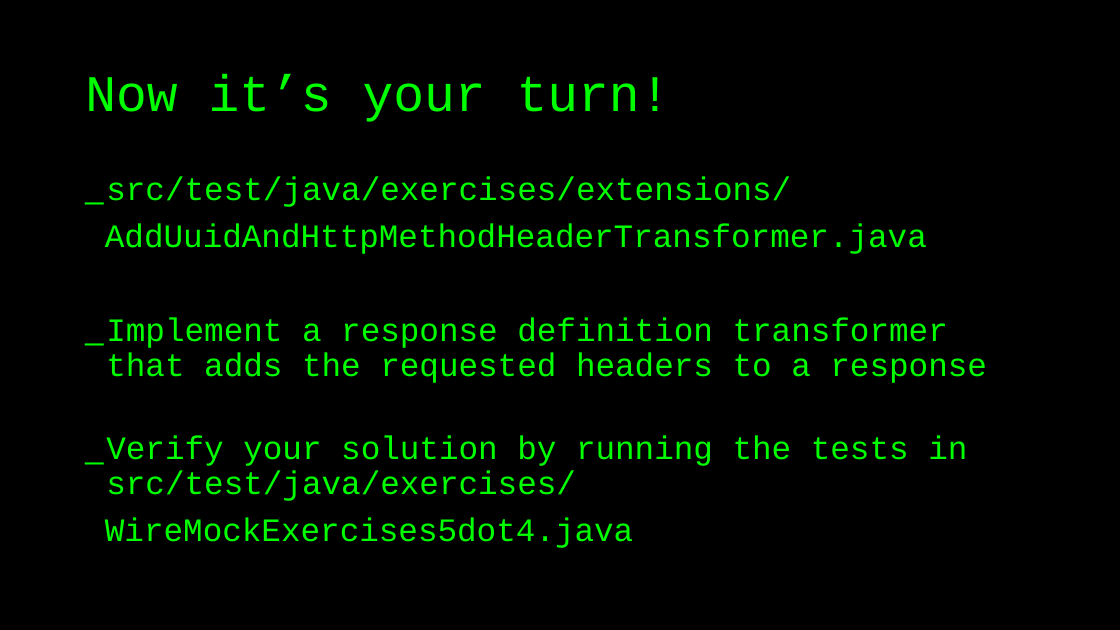
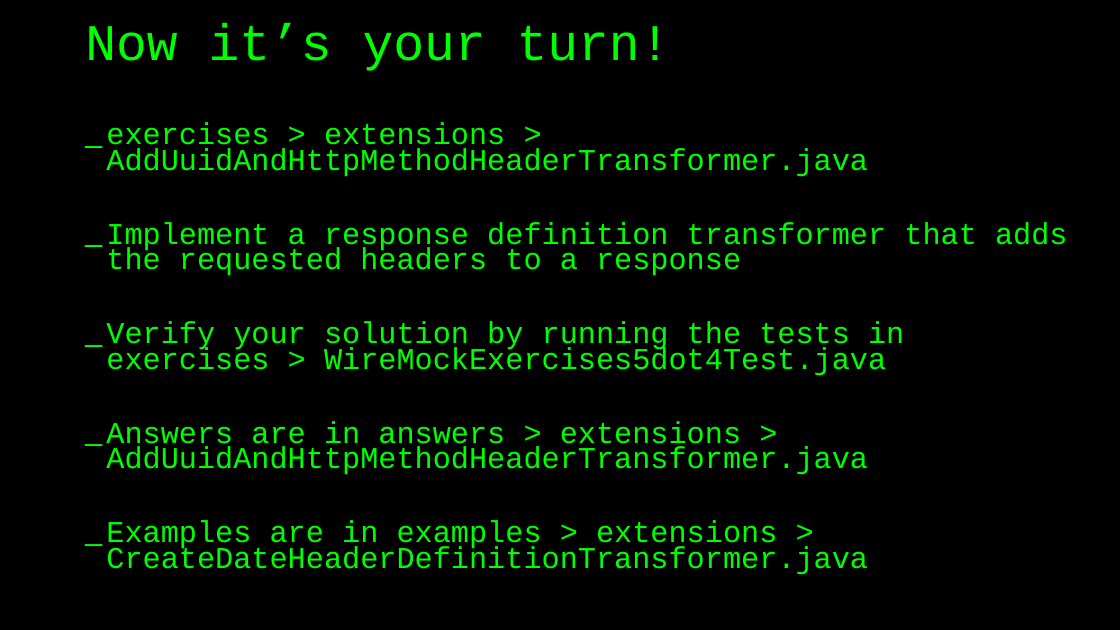
Before and after one commit to basdijkstra/wiremock-workshop, a slide deck: slide 78 of wiremock_workshop.pptx (slide 72 before the commit). Drawn at 1120x630 pixels with LibreOffice and Linux fonts; fonts in the diff are those of the drawing. Boxes give left, top, right and bottom in pixels: in the first picture for what was removed or moved away, otherwise in the second. Text is boxed around its words. In the diff, an @@ line names an element or a change of style, - is before the commit and + after.

Commit message:
Update slides

```diff
--- a/wiremock_workshop.pptx
+++ b/wiremock_workshop.pptx
@@ title "Now it’s your turn!": place and size @@
-title "Now it’s your turn!" at bbox=[85, 73, 671, 122]
+title "Now it’s your turn!" at bbox=[85, 22, 671, 71]
@@ text "exercises > extensions > AddUuidAndHttpMethodHeaderTransform ...": place and size @@
-text "exercises > extensions > AddUuidAndHttpMethodHeaderTransform ..." at bbox=[105, 176, 987, 548]
+text "exercises > extensions > AddUuidAndHttpMethodHeaderTransform ..." at bbox=[106, 122, 1068, 575]
@@ text at bbox=[106, 122, 868, 177]: text changed; size 28 to 25.9 pt @@
-_ src/test/java/exercises/extensions/
-AddUuidAndHttpMethodHeaderTransformer.java
+_ exercises > extensions > AddUuidAndHttpMethodHeaderTransformer.java
@@ text at bbox=[106, 222, 1068, 276]: size 28 to 25.9 pt in "Implement a response definition transformer that adds ..."; line spacing 0.9 to 0.7 @@
@@ text at bbox=[106, 321, 904, 575]: text changed; size 28 to 25.9 pt @@
-_ Verify your solution by running the tests in src/test/java/exercises/
-WireMockExercises5dot4.java
+_ Verify your solution by running the tests in exercises > WireMockExercises5dot4Test.java
+_ Answers are in answers > extensions > AddUuidAndHttpMethodHeaderTransformer.java
+_ Examples are in examples > extensions > CreateDateHeaderDefinitionTransformer.java
```
Also in this commit, not shown: 18 other slides changed, 7 slides added, 1 slide removed, 2 other files.
